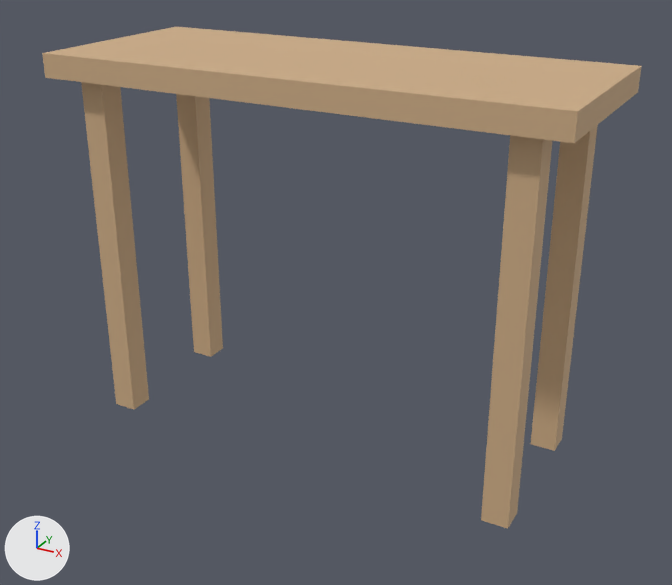
Two versions of the glTF model storage/picture/mocan-46.glb, one commit apart.
Rendered twice from a 50 mm lens placed at (0.824, -1.479, 1.037), pointed at (0.027, -0.031, 0.313). Every picture has the same lights, and +X, +Y and +Z are marked at lower left. The picture after the commit comes second. Vertices at exactly the same position are counted once.

In view in the first picture: 'furniture'.
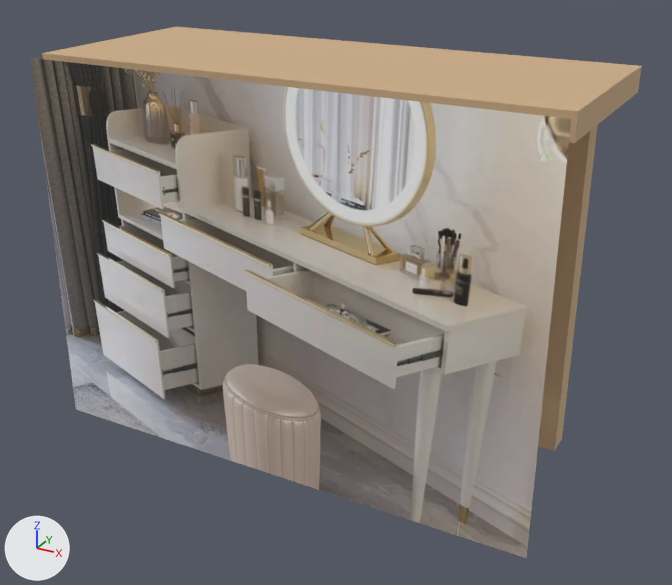
Boxes (x1, y1, x2, y2) around the edits, measured in the pictures (672 x 585 px):
'furniture', reshaped
    before: (42, 27, 641, 529)
    after: (31, 27, 641, 558)
part 1 of me_mesh_0, added
    after: (31, 58, 571, 558)

Edits to the bpy script that builds the scene:
```text
Add img_image_0:
    img_image_0 = load_image('Image_0', '_unpacked/Image_0', 960, 720, 'sRGB')
Add mat_photo:
    mat_photo = principled_material('photo')
    mat_photo.texture = img_image_0
    mat_photo.roughness = 0.85
Change me_mesh_0:
    used by ob_furniture; location = (0.0, 0.0, 0.0)
    verts and faces of me_mesh_0; kept vertices keep their numbers, new ones are numbered from 40
    remove me_mesh_0.from_pydata(...)  # 40 vertices, 60 faces; spans x -0.5..0.5, y -0.2..0.2, z 0.0..0.75
    add me_mesh_0.from_pydata(...)  # 44 vertices, 62 faces; spans x -0.5..0.5, y -0.23..0.2, z 0.0..0.75
    me_mesh_0 part 1
    add verts[40] = (-0.5, -0.23, 0.004)  # pixel (75, 409)
    add verts[41] = (0.5, -0.23, 0.004)  # pixel (526, 558)
    add verts[42] = (0.5, -0.23, 0.746)  # pixel (571, 118)
    add verts[43] = (-0.5, -0.23, 0.746)  # pixel (30, 57)
    add faces += [(40, 41, 42), (40, 42, 43)]  # mat_photo (picture img_image_0)
    add me_mesh_0.materials.append(mat_photo)  # picture img_image_0
```
